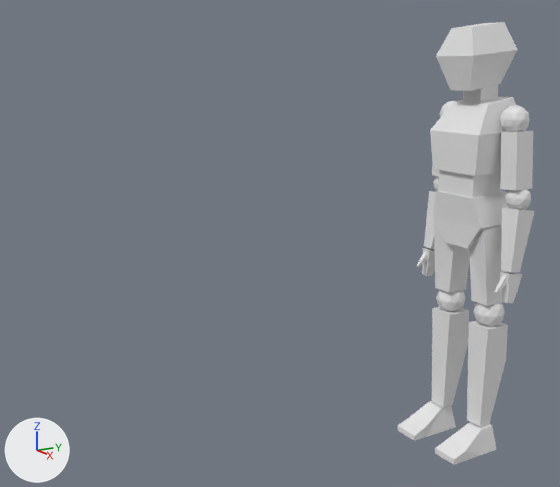
Before and after pictures for a commit that changed the Blender file blender_models/low-poly-human-edit-rig2-edit.blend.
Both versions are drawn from a camera (50 mm lens) standing at (6.25, -6.3, 4.38) and looking at (-1.51, -1.51, 2.25). The axes (+X, +Y, +Z) are drawn at lower left. The lights are the same throughout.

Script lines for the objects in view, before the commit:
```python
me_cube_011 = bpy.data.meshes.new('Cube.011')
me_cube_011.from_pydata(...)  # 448 vertices, 638 faces; spans x -1.06..0.32, y -0.34..0.6, z -0.13..4.68
ob_body = bpy.data.objects.new('Body', me_cube_011)
ob_body.location = (0.4, -0.14, 0.11)
```
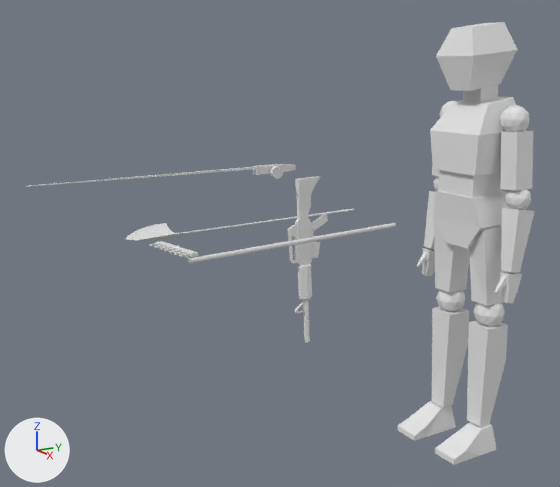
Where the change shows, as pixel boxes (x1, y1, x2, y2) in the pictures (560 x 487 px):
'm4.001', added
    after: (287, 176, 328, 342)
'Plane.022', added
    after: (149, 223, 396, 264)
'Plane.021', added
    after: (125, 208, 354, 240)
'Cube.001', added
    after: (26, 164, 296, 187)

The change, as a list of edits to the scene's bpy script:
```text
Add mat_material:
    mat_material = principled_material('Material')
    mat_material.base_color = (0.8, 0.8, 0.8)  # white #e7e7e7
    mat_material.roughness = 0.4
Add me_cube_001:
    me_cube_001.from_pydata(...)  # 100 vertices, 62 faces; spans x -340.0..36.0, y -1.0..3.0, z -20.0..4.0
    me_cube_001.materials.append(mat_material)  # white #e7e7e7
Add me_plane_022:
    me_plane_022.from_pydata(...)  # 192 vertices, 116 faces; spans x -41.7..1.1, y -25.0..13.3, z -0.4..0.1
Add me_plane_029:
    me_plane_029.from_pydata(...)  # 94 vertices, 62 faces; spans x -0.91..0.91, y -11.88..1.26, z -0.44..-0.02
Add me_m4_001:
    me_m4_001.from_pydata(...)  # 300 vertices, 296 faces; spans x -3.02..1.79, y -0.07..0.19, z -0.85..0.52
Add ob_cube_001:
    ob_cube_001 = bpy.data.objects.new('Cube.001', me_cube_001)
    ob_cube_001.location = (-2.86, -0.71, 2.95)
    ob_cube_001.rotation_euler = (0.0, 0.0, 1.571)  # degrees (0, 0, 90)
    ob_cube_001.scale = (0.00994, 0.0557, 0.00753)
Add ob_plane_022:
    ob_plane_022 = bpy.data.objects.new('Plane.022', me_plane_022)
    ob_plane_022.location = (-2.03, -2.63, 2.18)
    ob_plane_022.rotation_euler = (0.0223, 0.0, -1.443)  # degrees (1.3, 0, -83)
    ob_plane_022.scale = (0.0908, 0.0227, 0.507)
Add ob_plane_021:
    ob_plane_021 = bpy.data.objects.new('Plane.021', me_plane_029)
    ob_plane_021.location = (-3.46, -2.37, 2.16)
    ob_plane_021.rotation_euler = (-0.00334, -0.0732, -3.096)  # degrees (-0.2, -4.2, -177)
    ob_plane_021.scale = (0.3, 0.3, 0.3)
Add ob_m4_001:
    ob_m4_001 = bpy.data.objects.new('m4.001', me_m4_001)
    ob_m4_001.location = (-2.8, -0.31, 1.88)
    ob_m4_001.rotation_euler = (1.452, -1.635, 0.145)  # degrees (83, -94, 8.3)
    ob_m4_001.scale = (0.5, 0.5, 0.5)
```
